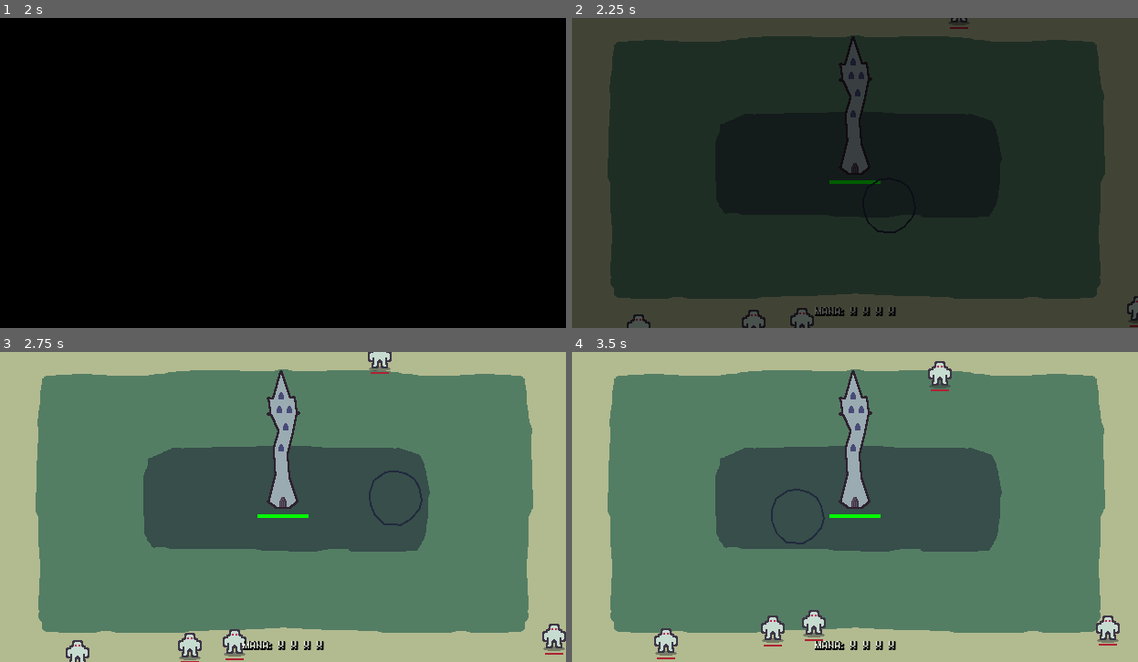
Above: before the commit, frames 1-4 (two rows, left to right).
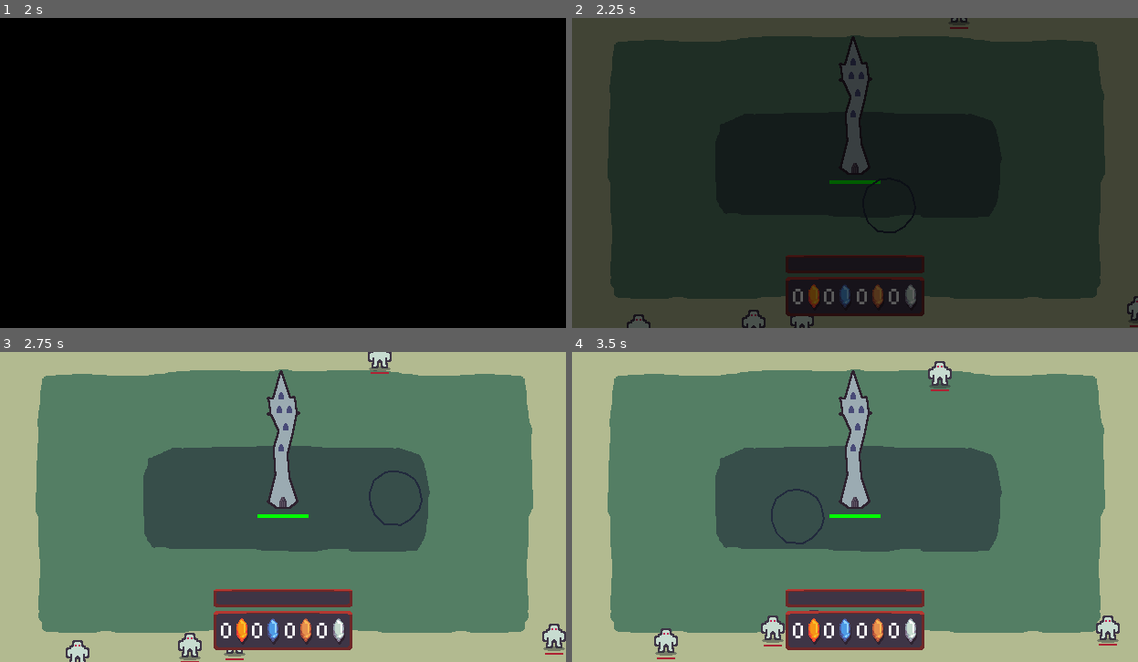
Above: after the commit, the same moments.

Repository: hawkstein/ludum-dare-58-collector
Game: Godot game, scene res://utils/ui/main_menu.tscn
Two runs of this game, one before a commit and one after it. Both use one fixed random seed, a clock stepped at 60 frames per second and the inputs below.
Inputs (mouse positions are in pixels of both pictures, inside the frame that each line leads up to):
- Up to frame 1 (2 s): click "Start" at 0.5 s; click "Start" at 1.25 s
- Up to frame 2 (2.25 s): tap Enter (ui_accept) at 2 s; move the mouse to (979, 157) at 2.02 s; click (979, 157) at 2.17 s
- Up to frame 3 (2.75 s): tap Enter (ui_accept) at 2.27 s
- Up to frame 4 (3.5 s): move the mouse to (741, 522) at 2.77 s; click (741, 522) at 2.92 s; tap Enter (ui_accept) at 3.02 s

Frame 1 is identical in both runs. In frame 2, 4.3% of the frame differs, in the area x 37-63%, y 76-97%; in frame 3, 4.5%; in frame 4, 4.5%.

Commit message:
add mana gauge

Diff:
--- a/entities/main.gd
+++ b/entities/main.gd
@@ -12,12 +12,18 @@
 @onready var collector: CharacterBody2D = $Collector
 @onready var spells: Node2D = $Spells
 @onready var mana: Node2D = $Mana
-@onready var mana_count: Label = %ManaCount
-
-var fire_mana: int = 0;
-var water_mana: int = 0;
-var earth_mana: int = 0;
-var air_mana: int = 0;
+@onready var gauge: ManaGauge = %Gauge
+
+var fire_mana: int = 0
+var water_mana: int = 0
+var earth_mana: int = 0
+var air_mana: int = 0
+var max_drops: int = 5
+
+var fire_crystals: int = 0
+var water_crystals: int = 0
+var earth_crystals: int = 0
+var air_crystals: int = 0
 
 func _init() -> void:
 	#var frostbolt = UpgradePath.create_frostbolt()
@@ -27,6 +33,7 @@
 func _ready() -> void:
 	ui.hide()
 	pause_window.hide()
+	_update_mana_count()
 
 
 #func _input(_event: InputEvent) -> void:
@@ -58,10 +65,7 @@
 	wave_spawner.spawn_wave()
 	collector.reset()
 
-	fire_mana = 0
-	water_mana = 0
-	earth_mana = 0
-	air_mana = 0
+	_reset_drops()
 	_update_mana_count()
 
 
@@ -150,8 +154,54 @@
 			earth_mana += 1
 		Mana.Type.AIR:
 			air_mana += 1
+
+	_check_drops()
 	_update_mana_count()
 
+func _check_drops() -> void:
+	var total := fire_mana + water_mana + earth_mana + air_mana
+	if total > max_drops:
+		var drops = {
+			Mana.Type.FIRE: fire_mana,
+			Mana.Type.WATER: water_mana,
+			Mana.Type.EARTH: earth_mana,
+			Mana.Type.AIR: air_mana
+		}
+		var largest_amounts:Array[Mana.Type] = []
+		var biggest_value = 0
+
+		for mana_type in drops:
+			if drops[mana_type] > biggest_value:
+				biggest_value = drops[mana_type]
+
+		for mana_type in drops:
+			if drops[mana_type] == biggest_value:
+				largest_amounts.append(mana_type)
+
+		_get_crystal(largest_amounts)
+		_reset_drops()
+
+
+func _get_crystal(mana_types:Array[Mana.Type]) -> void:
+	var chosen = mana_types.pick_random()
+	print("add ", Mana.type_to_string(chosen), " crystal")
+	match chosen:
+		Mana.Type.FIRE:
+			fire_crystals += 1
+		Mana.Type.WATER:
+			water_crystals += 1
+		Mana.Type.EARTH:
+			earth_crystals += 1
+		Mana.Type.AIR:
+			air_crystals += 1
+	gauge.update_crystals(fire_crystals, water_crystals, earth_crystals, air_crystals)
+
+func _reset_drops() -> void:
+	fire_mana = 0
+	water_mana = 0
+	earth_mana = 0
+	air_mana = 0
+
 
 func _update_mana_count() -> void:
-	mana_count.text = "Mana: {0} {1} {2} {3}".format([str(fire_mana) ,str(water_mana), str(earth_mana), str(air_mana)])
+	gauge.update_gauge(fire_mana, water_mana, earth_mana, air_mana, max_drops)
--- a/entities/main.tscn
+++ b/entities/main.tscn
@@ -1,6 +1,8 @@
-[gd_scene load_steps=9 format=3 uid="uid://vck4bl5wwflb"]
+[gd_scene load_steps=11 format=3 uid="uid://vck4bl5wwflb"]
 
 [ext_resource type="Script" uid="uid://omkrdyrq3u73" path="res://entities/main.gd" id="1_h2yge"]
+[ext_resource type="Script" uid="uid://c4c022kbafkwr" path="res://entities/mana_gauge.gd" id="3_5ibuq"]
+[ext_resource type="Texture2D" uid="uid://2l48duflkw4m" path="res://utils/ui/gauge/gauge.png" id="3_yn4gj"]
 [ext_resource type="Texture2D" uid="uid://dcb46l45qknod" path="res://entities/background/background.png" id="4_msjn6"]
 [ext_resource type="PackedScene" uid="uid://dpu03gqasp6pe" path="res://entities/tower/tower.tscn" id="5_2runn"]
 [ext_resource type="Theme" uid="uid://bes7poiouimn8" path="res://utils/ui/default_theme.tres" id="5_lquwl"]
@@ -84,17 +86,132 @@
 theme_override_constants/margin_right = 10
 theme_override_constants/margin_bottom = 10
 
-[node name="ManaCount" type="Label" parent="HUD/Layout/Margin"]
+[node name="Gauge" type="Control" parent="HUD/Layout/Margin"]
 unique_name_in_owner = true
 layout_mode = 2
 size_flags_horizontal = 4
 size_flags_vertical = 8
-theme_override_colors/font_color = Color(0.92941177, 0.9490196, 0.8862745, 1)
-theme_override_colors/font_shadow_color = Color(0, 0, 0, 0.99607843)
-theme_override_constants/shadow_offset_x = 1
-theme_override_constants/shadow_offset_y = 1
-theme_override_constants/shadow_outline_size = 4
-text = "Mana: x x x x"
+script = ExtResource("3_5ibuq")
+
+[node name="VBoxContainer" type="VBoxContainer" parent="HUD/Layout/Margin/Gauge"]
+layout_mode = 1
+anchors_preset = 7
+anchor_left = 0.5
+anchor_top = 1.0
+anchor_right = 0.5
+anchor_bottom = 1.0
+offset_left = -80.0
+offset_top = -72.0
+offset_right = 80.0
+grow_horizontal = 2
+grow_vertical = 0
+
+[node name="Control" type="Control" parent="HUD/Layout/Margin/Gauge/VBoxContainer"]
+layout_mode = 2
+size_flags_vertical = 10
+
+[node name="Bar" type="Control" parent="HUD/Layout/Margin/Gauge/VBoxContainer/Control"]
+anchors_preset = 0
+offset_left = 6.0
+offset_top = -70.0
+offset_right = 154.0
+offset_bottom = -52.0
+
+[node name="BackgroundRect" type="ColorRect" parent="HUD/Layout/Margin/Gauge/VBoxContainer/Control/Bar"]
+layout_mode = 0
+offset_left = 1.0
+offset_top = 2.0
+offset_right = 147.0
+offset_bottom = 18.0
+color = Color(0.24313726, 0.20784314, 0.27058825, 1)
+
+[node name="HBoxContainer" type="HBoxContainer" parent="HUD/Layout/Margin/Gauge/VBoxContainer/Control/Bar"]
+layout_mode = 1
+anchors_preset = 15
+anchor_right = 1.0
+anchor_bottom = 1.0
+grow_horizontal = 2
+grow_vertical = 2
+theme_override_constants/separation = 0
+
+[node name="FireRect" type="ColorRect" parent="HUD/Layout/Margin/Gauge/VBoxContainer/Control/Bar/HBoxContainer"]
+unique_name_in_owner = true
+custom_minimum_size = Vector2(20, 0)
+layout_mode = 2
+color = Color(0.96862745, 0.5882353, 0.09019608, 1)
+
+[node name="WaterRect" type="ColorRect" parent="HUD/Layout/Margin/Gauge/VBoxContainer/Control/Bar/HBoxContainer"]
+unique_name_in_owner = true
+layout_mode = 2
+color = Color(0.3019608, 0.60784316, 0.9019608, 1)
+
+[node name="EarthRect" type="ColorRect" parent="HUD/Layout/Margin/Gauge/VBoxContainer/Control/Bar/HBoxContainer"]
+unique_name_in_owner = true
+layout_mode = 2
+color = Color(0.9019608, 0.5647059, 0.30588236, 1)
+
+[node name="AirRect" type="ColorRect" parent="HUD/Layout/Margin/Gauge/VBoxContainer/Control/Bar/HBoxContainer"]
+unique_name_in_owner = true
+layout_mode = 2
+color = Color(0.78039217, 0.8627451, 0.8156863, 1)
+
+[node name="TextureRect" type="TextureRect" parent="HUD/Layout/Margin/Gauge/VBoxContainer/Control"]
+layout_mode = 1
+anchors_preset = 7
+anchor_left = 0.5
+anchor_top = 1.0
+anchor_right = 0.5
+anchor_bottom = 1.0
+offset_left = -80.0
+offset_top = -72.0
+offset_right = 80.0
+grow_horizontal = 2
+grow_vertical = 0
+texture = ExtResource("3_yn4gj")
+
+[node name="FireLabel" type="Label" parent="HUD/Layout/Margin/Gauge/VBoxContainer/Control"]
+unique_name_in_owner = true
+layout_mode = 0
+offset_left = -14.0
+offset_top = -46.0
+offset_right = 26.0
+offset_bottom = -7.0
+theme_override_font_sizes/font_size = 44
+text = "0"
+horizontal_alignment = 2
+
+[node name="WaterLabel" type="Label" parent="HUD/Layout/Margin/Gauge/VBoxContainer/Control"]
+unique_name_in_owner = true
+layout_mode = 0
+offset_left = 20.0
+offset_top = -46.0
+offset_right = 60.0
+offset_bottom = -7.0
+theme_override_font_sizes/font_size = 44
+text = "0"
+horizontal_alignment = 2
+
+[node name="EarthLabel" type="Label" parent="HUD/Layout/Margin/Gauge/VBoxContainer/Control"]
+unique_name_in_owner = true
+layout_mode = 0
+offset_left = 56.0
+offset_top = -46.0
+offset_right = 96.0
+offset_bottom = -7.0
+theme_override_font_sizes/font_size = 44
+text = "0"
+horizontal_alignment = 2
+
+[node name="AirLabel" type="Label" parent="HUD/Layout/Margin/Gauge/VBoxContainer/Control"]
+unique_name_in_owner = true
+layout_mode = 0
+offset_left = 91.0
+offset_top = -46.0
+offset_right = 131.0
+offset_bottom = -7.0
+theme_override_font_sizes/font_size = 44
+text = "0"
+horizontal_alignment = 2
 
 [node name="PauseWindow" parent="." instance=ExtResource("6_7mycd")]
 unique_name_in_owner = true
--- a/entities/mana/mana.gd
+++ b/entities/mana/mana.gd
@@ -13,6 +13,29 @@
 	Type.WATER: WATER_MANA,
 	Type.EARTH: EARTH_MANA,
 	Type.AIR: AIR_MANA,
+}
+
+var opposites = {
+	Type.FIRE: Type.WATER,
+	Type.WATER: Type.FIRE,
+	Type.EARTH: Type.AIR,
+	Type.AIR: Type.EARTH
+}
+
+# TODO: finish updating
+var complements = {
+	Type.FIRE: Type.AIR,
+	Type.WATER: Type.FIRE,
+	Type.EARTH: Type.AIR,
+	Type.AIR: Type.EARTH
+}
+
+# TODO: finish updating
+var antagonists = {
+	Type.FIRE: Type.EARTH,
+	Type.WATER: Type.FIRE,
+	Type.EARTH: Type.AIR,
+	Type.AIR: Type.EARTH
 }
 
 signal mana_collected
@@ -34,3 +57,17 @@
 	area_2d.set_deferred("monitoring", false)
 	is_collected = true
 	mana_collected.emit()
+
+
+static func type_to_string(type_to_convert:Type) -> String:
+	match type_to_convert:
+		Type.FIRE:
+			return "Fire"
+		Type.WATER:
+			return "Water"
+		Type.EARTH:
+			return "Earth"
+		Type.AIR:
+			return "Air"
+		_:
+			return ""
--- /dev/null
+++ b/entities/mana_gauge.gd
@@ -0,0 +1,27 @@
+class_name ManaGauge
+extends Control
+
+@onready var fire_rect: ColorRect = %FireRect
+@onready var water_rect: ColorRect = %WaterRect
+@onready var earth_rect: ColorRect = %EarthRect
+@onready var air_rect: ColorRect = %AirRect
+
+@onready var fire_label: Label = %FireLabel
+@onready var water_label: Label = %WaterLabel
+@onready var earth_label: Label = %EarthLabel
+@onready var air_label: Label = %AirLabel
+
+var bar_size = 148 # pixels for the parent control node
+
+func update_gauge(fire:int, water:int, earth:int, air:int, max_drops:int) -> void:
+	fire_rect.custom_minimum_size = Vector2((float(fire) / max_drops) * bar_size, 0)
+	water_rect.custom_minimum_size = Vector2((float(water) / max_drops) * bar_size, 0)
+	earth_rect.custom_minimum_size = Vector2((float(earth) / max_drops) * bar_size, 0)
+	air_rect.custom_minimum_size = Vector2((float(air) / max_drops) * bar_size, 0)
+
+
+func update_crystals(fire:int, water:int, earth:int, air:int) -> void:
+	fire_label.text = str(fire)
+	water_label.text = str(water)
+	earth_label.text = str(earth)
+	air_label.text = str(air)
--- a/game_palette.tres
+++ b/game_palette.tres
@@ -1,4 +1,4 @@
 [gd_resource type="ColorPalette" format=3 uid="uid://cltst4c03gxkd"]
 
 [resource]
-colors = PackedColorArray(0.68235296, 0.13725491, 0.20392157, 1, 0.13725491, 0.5647059, 0.3882353, 1, 0.21568628, 0.30588236, 0.2901961, 1)
+colors = PackedColorArray(0.68235296, 0.13725491, 0.20392157, 1, 0.13725491, 0.5647059, 0.3882353, 1, 0.21568628, 0.30588236, 0.2901961, 1, 0.24313726, 0.20784314, 0.27058825, 1, 0.96862745, 0.5882353, 0.09019608, 1, 0.3019608, 0.60784316, 0.9019608, 1)
--- a/utils/ui/main_menu.tscn
+++ b/utils/ui/main_menu.tscn
@@ -39,7 +39,6 @@
 theme_override_constants/margin_bottom = 10
 
 [node name="StartVBoxContainer" type="VBoxContainer" parent="MarginContainer"]
-visible = false
 layout_mode = 2
 size_flags_horizontal = 4
 theme_override_constants/separation = 10
Not shown, added: entities/mana_gauge.gd.uid
Binary file added: utils/ui/gauge/gauge.png
Not shown, added: utils/ui/gauge/gauge.png.import
